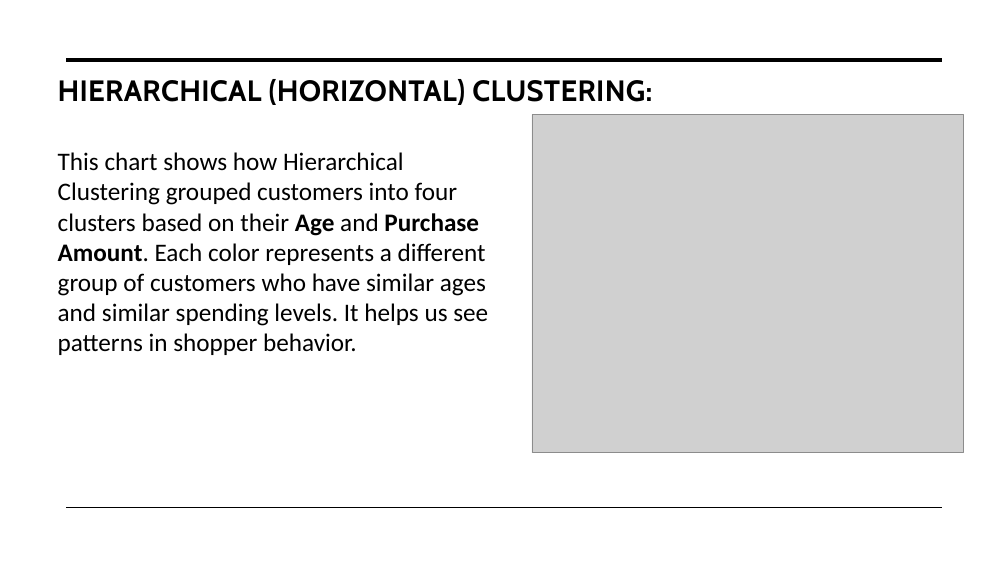
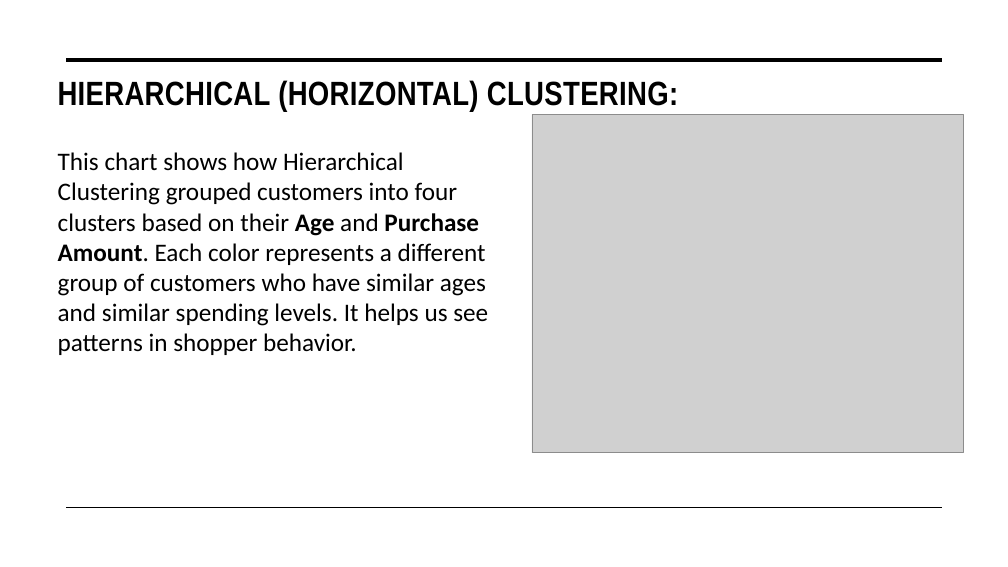
Before and after one commit to Rwaan-001/projectRepo, a slide deck: slide 21 of Data_PowerPoint.pptx (slide 22 before the commit). Drawn at 1008x567 pixels with LibreOffice and Linux fonts; fonts in the diff are those of the drawing; grey boxes stand for pictures. Boxes give left, top, right and bottom in pixels: in the first picture for what was removed or moved away, otherwise in the second. Text is boxed around its words. In the diff, an @@ line names an element or a change of style, - is before the commit and + after.

```diff
--- a/Data_PowerPoint.pptx
+++ b/Data_PowerPoint.pptx
@@ title "HIERARCHICAL (HORIZONTAL) CLUSTERING:" at (58, 80, 678, 112): size 28 to 32 pt, font Cabin to Arial Narrow @@
```
Also in this commit, not shown: 18 other slides changed, 1 slide added, 2 slides removed, 3 other files.
